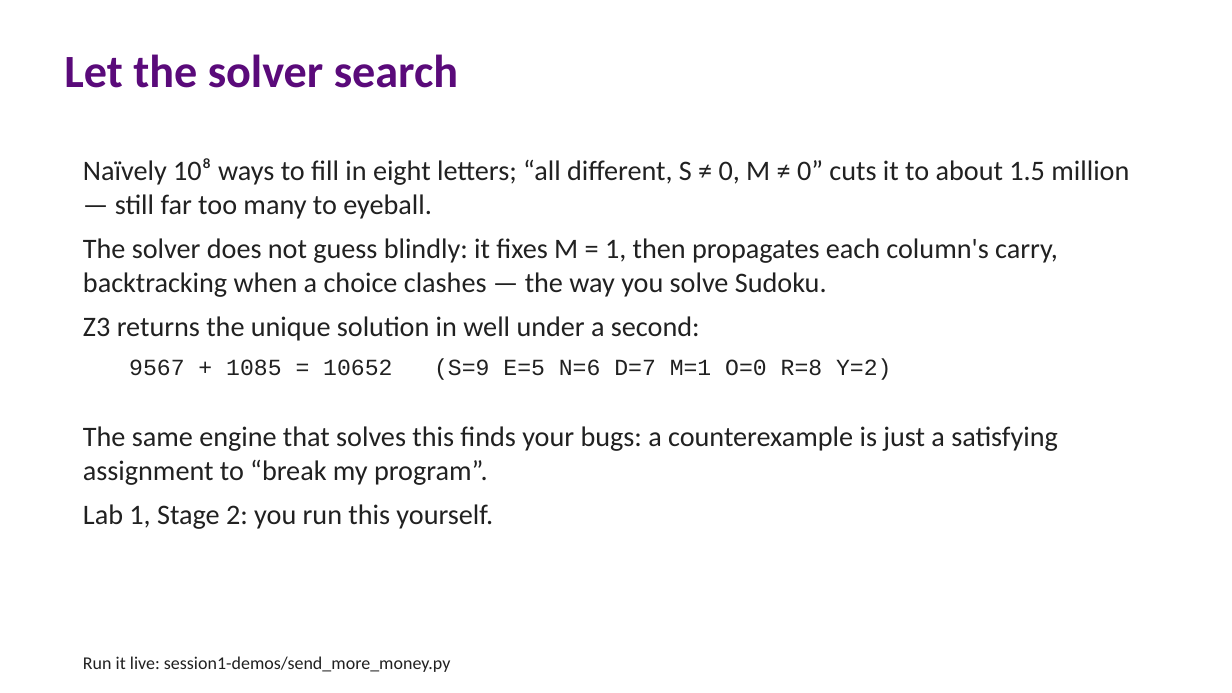
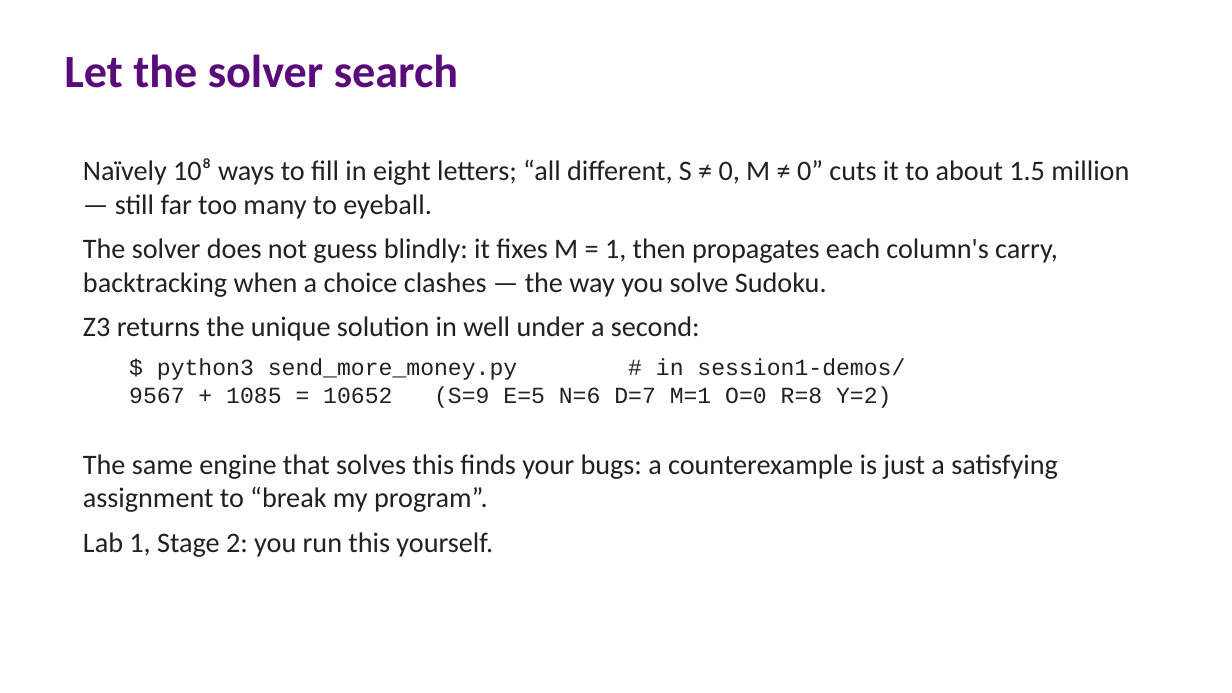
Before and after one commit to lucasccordeiro/unifei, a slide deck: slide 34 of slides/session1/01-session1-fundamentals.pptx. Drawn at 1232x693 pixels with LibreOffice and Linux fonts; fonts in the diff are those of the drawing. Boxes give left, top, right and bottom in pixels: in the first picture for what was removed or moved away, otherwise in the second. Text is boxed around its words. In the diff, an @@ line names an element or a change of style, - is before the commit and + after.

Commit message:
Show the send_more_money.py run command on slide 34
Mention the program to run inline, matching the z3_demo/offbyone live-demo
slides ('$ python3 send_more_money.py # in session1-demos/' above its output),
instead of a small footer path.

```diff
--- a/slides/session1/01-session1-fundamentals.pptx
+++ b/slides/session1/01-session1-fundamentals.pptx
@@ text at [157,358,905,380]: paragraph added @@
+  $ python3 send_more_money.py # in session1-demos/
@@ text removed at [83,656,450,672] @@
-Run it live: session1-demos/send_more_money.py
```
Also in this commit, not shown: 2 other files.
